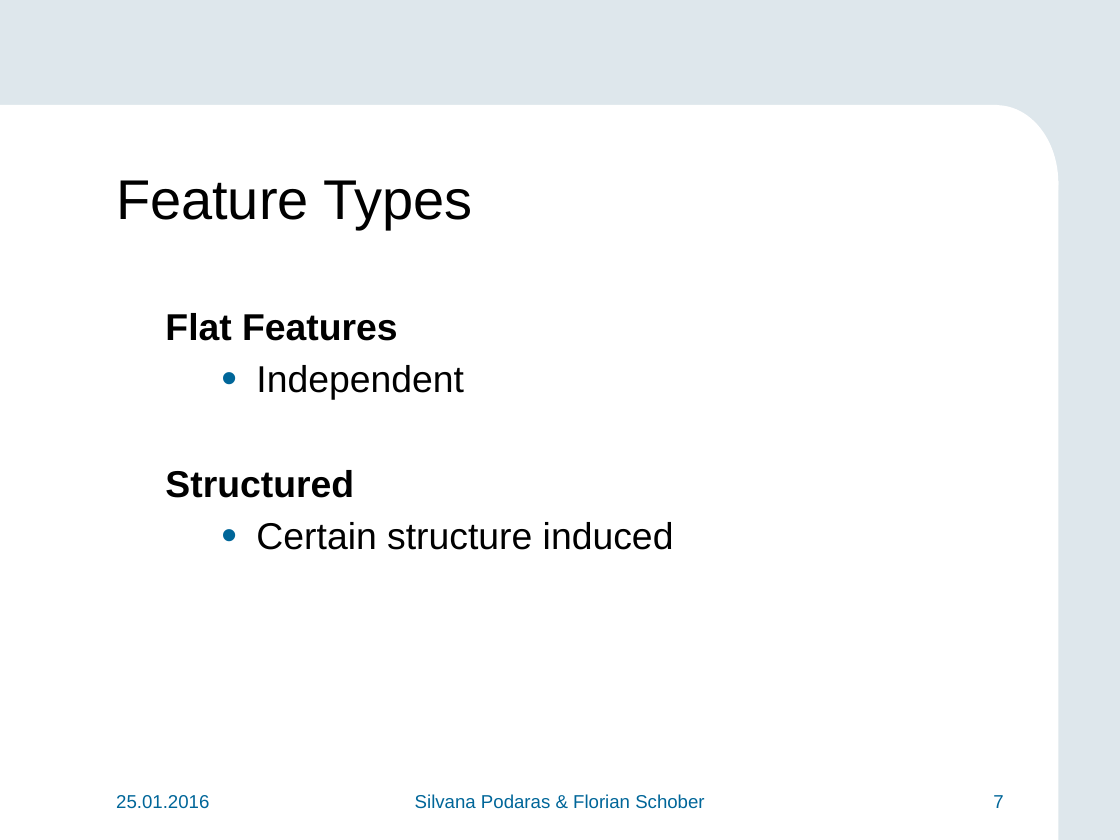
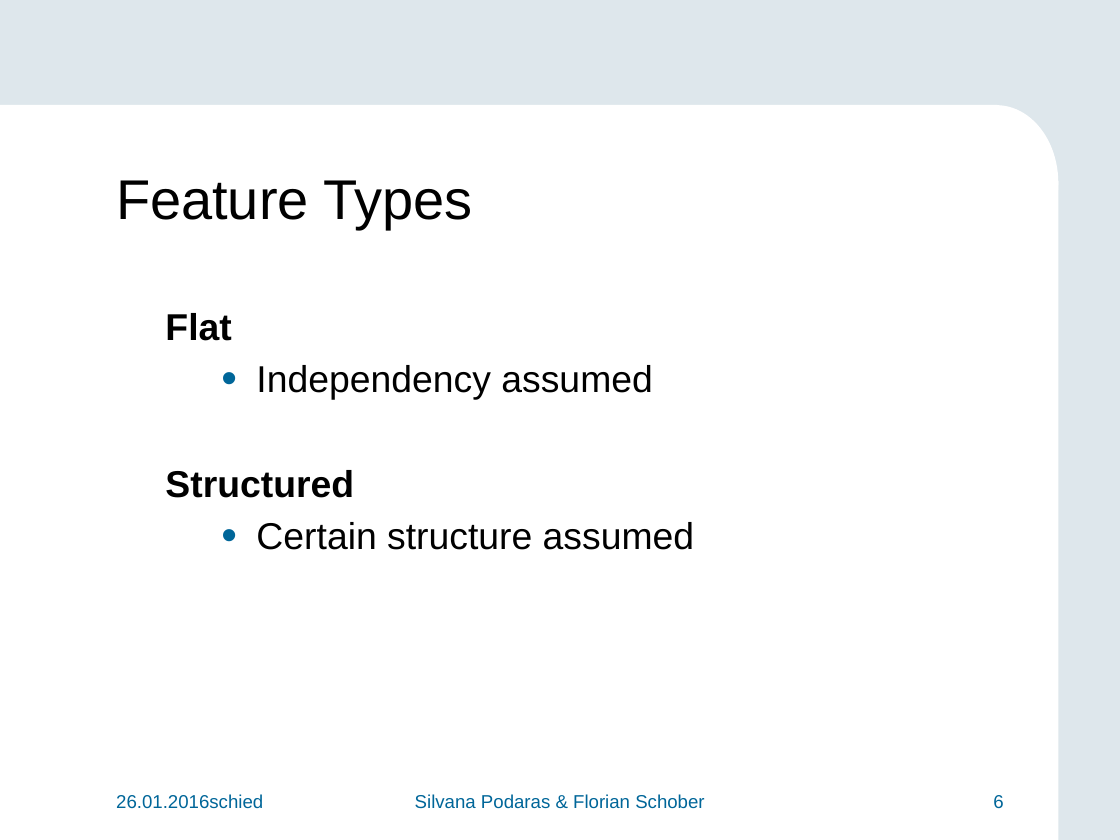
Before and after one commit to teretrus/VisSeminar, a slide deck: slide 6 of presentation/Presentation.pptx (slide 7 before the commit). Drawn at 1120x840 pixels with LibreOffice and Linux fonts; fonts in the diff are those of the drawing; background and template pictures are left out. Boxes give left, top, right and bottom in pixels: in the first picture for what was removed or moved away, otherwise in the second. Text is boxed around its words. In the diff, an @@ line names an element or a change of style, - is before the commit and + after.

```diff
--- a/presentation/Presentation.pptx
+++ b/presentation/Presentation.pptx
@@ text at [165, 313, 652, 400]: text changed; bold off @@
-Flat Features
-  • Independent
+Flat
+  • Independency assumed
@@ text at [256, 522, 695, 550]: text changed @@
-  • Certain structure induced
+  • Certain structure assumed
@@ text at [116, 794, 263, 809]: text changed @@
-25.01.2016
+26.01.2016schied
@@ page number at [993, 795, 1003, 809]: text changed @@
-7
+6
```
Also in this commit, not shown: 24 other slides changed, 8 slides added, 1 slide removed.
